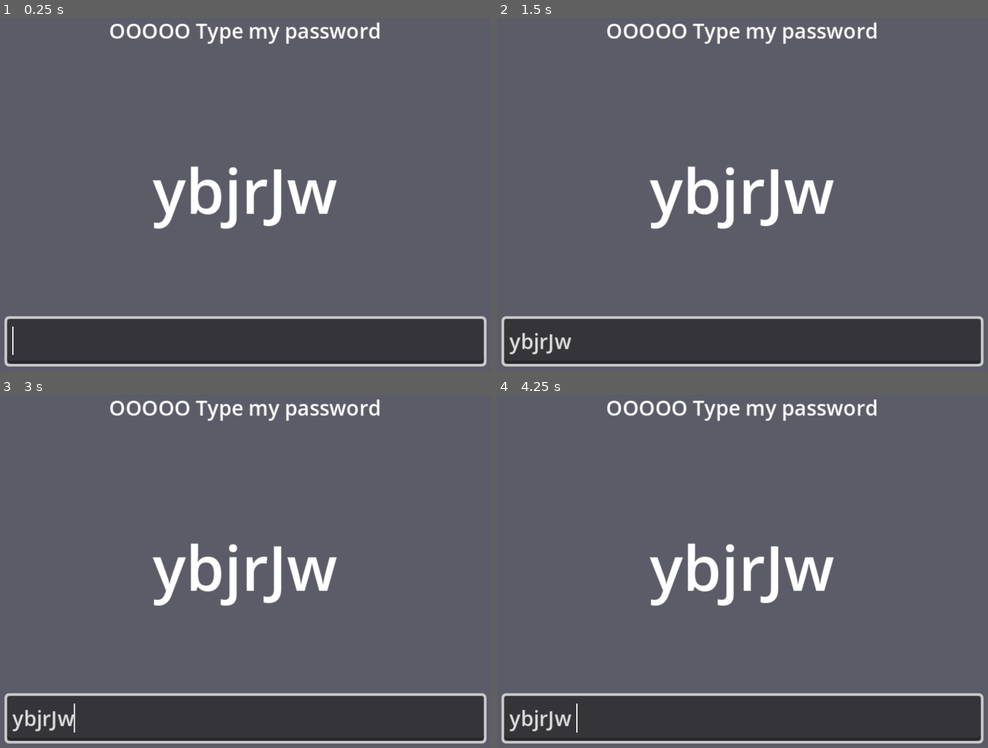
Above: before the commit, frames 1-4 (two rows, left to right).
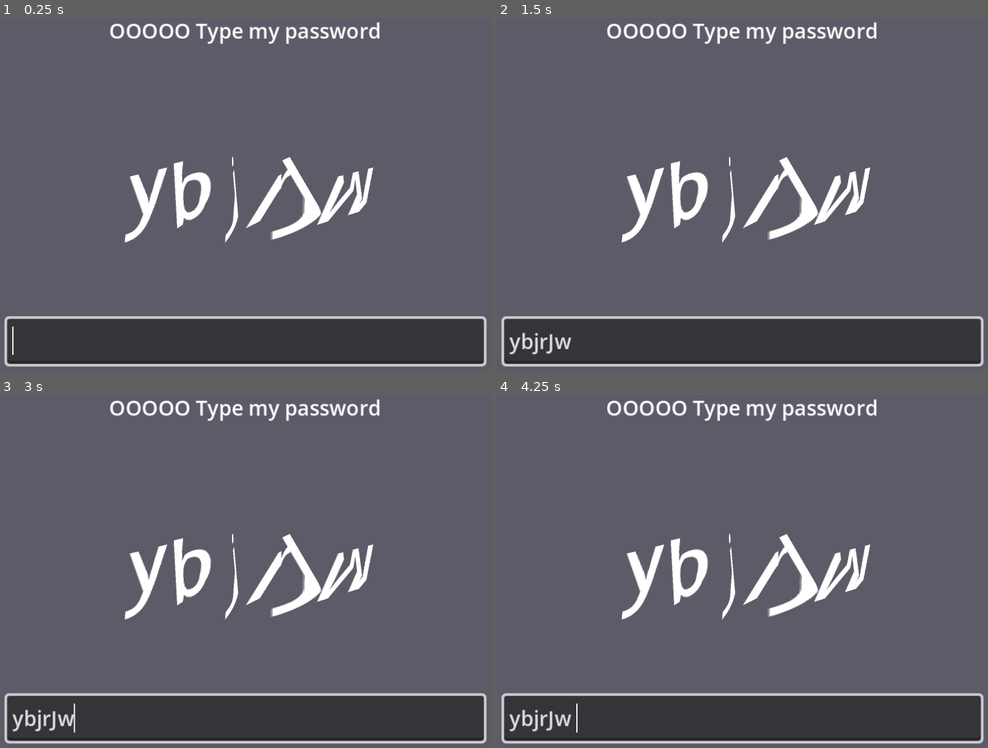
Above: after the commit, the same moments.

Repository: my-koala/UHackathon2025
Game: Godot game, scene res://assets/microgame/password/password.tscn
The game is run twice, just before and just after one commit, with the same random seed, the same clock (stepped at 60 frames per second) and the same inputs. The project has no main scene, so this scene is started directly.
Inputs (mouse positions are in pixels of both pictures, inside the frame that each line leads up to):
- Up to frame 1 (0.25 s): no input
- Up to frame 2 (1.5 s): click (742, 342) at 0.52 s; type "ybjrJw" at 0.6 s; tap Enter at 1.25 s
- Up to frame 3 (3 s): tap Space at 2 s; tap Enter at 2.75 s
- Up to frame 4 (4.25 s): tap Space at 3.5 s

The runs differ from the first frame. In frame 1, 4.2% of the frame differs, in the area x 25-76%, y 39-64%; in frame 2, 4.2%; in frame 3, 4.2%; in frame 4, 4.2%.

Commit message:
text distort

Diff:
--- a/assets/microgame/password/password.tscn
+++ b/assets/microgame/password/password.tscn
@@ -1,8 +1,19 @@
-[gd_scene load_steps=3 format=3 uid="uid://vmtxgpx5i7lx"]
+[gd_scene load_steps=6 format=3 uid="uid://vmtxgpx5i7lx"]
 
 [ext_resource type="Script" uid="uid://dm7iotbesfk15" path="res://scripts/microgame/password/password.gd" id="1_ibdrh"]
+[ext_resource type="Shader" uid="uid://bpdffbbtyguqy" path="res://shaders/distort_text.tres" id="2_x26t2"]
+
+[sub_resource type="ShaderMaterial" id="ShaderMaterial_x26t2"]
+shader = ExtResource("2_x26t2")
+shader_parameter/XStrength = 1.42
+shader_parameter/XWidthStrength = -0.038
+shader_parameter/YStrength = 3.5
+
+[sub_resource type="FontVariation" id="FontVariation_x26t2"]
+spacing_glyph = 8
 
 [sub_resource type="LabelSettings" id="LabelSettings_ibdrh"]
+font = SubResource("FontVariation_x26t2")
 font_size = 48
 
 [node name="password" type="Control"]
@@ -30,6 +41,8 @@
 horizontal_alignment = 1
 
 [node name="label2" type="Label" parent="."]
+texture_filter = 5
+material = SubResource("ShaderMaterial_x26t2")
 layout_mode = 1
 anchors_preset = 15
 anchor_right = 1.0
--- /dev/null
+++ b/shaders/distort_text.tres
@@ -0,0 +1,318 @@
+[gd_resource type="VisualShader" load_steps=31 format=3 uid="uid://bpdffbbtyguqy"]
+
+[sub_resource type="VisualShaderNodeInput" id="VisualShaderNodeInput_tlksv"]
+input_name = "instance_id"
+
+[sub_resource type="VisualShaderNodeInput" id="VisualShaderNodeInput_u65hx"]
+input_name = "vertex"
+
+[sub_resource type="VisualShaderNodeInput" id="VisualShaderNodeInput_b8vt1"]
+input_name = "vertex_id"
+
+[sub_resource type="VisualShaderNodeRandomRange" id="VisualShaderNodeRandomRange_sgltp"]
+default_input_values = [0, Vector3(1, 1, 1), 1, -1.0, 2, 1.0]
+
+[sub_resource type="VisualShaderNodeFloatOp" id="VisualShaderNodeFloatOp_mqpos"]
+operator = 2
+
+[sub_resource type="VisualShaderNodeRandomRange" id="VisualShaderNodeRandomRange_efyp2"]
+
+[sub_resource type="VisualShaderNodeRandomRange" id="VisualShaderNodeRandomRange_khc1r"]
+
+[sub_resource type="VisualShaderNodeRandomRange" id="VisualShaderNodeRandomRange_7ighr"]
+default_input_values = [0, Vector3(1, 1, 1), 1, -1.0, 2, 1.0]
+
+[sub_resource type="VisualShaderNodeFloatOp" id="VisualShaderNodeFloatOp_51pbx"]
+operator = 2
+
+[sub_resource type="VisualShaderNodeFloatOp" id="VisualShaderNodeFloatOp_msnor"]
+default_input_values = [0, 0.0, 1, 23232.0]
+
+[sub_resource type="VisualShaderNodeInput" id="VisualShaderNodeInput_5xwry"]
+input_name = "instance_id"
+
+[sub_resource type="VisualShaderNodeInput" id="VisualShaderNodeInput_ux00e"]
+input_name = "vertex_id"
+
+[sub_resource type="VisualShaderNodeFloatOp" id="VisualShaderNodeFloatOp_4e1oe"]
+default_input_values = [0, 0.0, 1, 669.0]
+
+[sub_resource type="VisualShaderNodeFloatOp" id="VisualShaderNodeFloatOp_kv5dr"]
+operator = 2
+
+[sub_resource type="VisualShaderNodeFloatParameter" id="VisualShaderNodeFloatParameter_clhpm"]
+parameter_name = "YStrength"
+
+[sub_resource type="VisualShaderNodeFloatOp" id="VisualShaderNodeFloatOp_yfifk"]
+
+[sub_resource type="VisualShaderNodeRandomRange" id="VisualShaderNodeRandomRange_20uqa"]
+default_input_values = [0, Vector3(1, 1, 1), 1, -1.0, 2, 1.0]
+
+[sub_resource type="VisualShaderNodeFloatOp" id="VisualShaderNodeFloatOp_puly4"]
+default_input_values = [0, 1.0, 1, 0.0]
+
+[sub_resource type="VisualShaderNodeFloatOp" id="VisualShaderNodeFloatOp_uef0t"]
+operator = 2
+
+[sub_resource type="VisualShaderNodeFloatOp" id="VisualShaderNodeFloatOp_wfdbv"]
+default_input_values = [0, 0.0, 1, 0.02]
+operator = 2
+
+[sub_resource type="VisualShaderNodeRandomRange" id="VisualShaderNodeRandomRange_n82uk"]
+default_input_values = [0, Vector3(1, 1, 1), 1, -1.0, 2, 1.0]
+
+[sub_resource type="VisualShaderNodeFloatOp" id="VisualShaderNodeFloatOp_wcr6e"]
+default_input_values = [0, 1.0, 1, 0.0]
+
+[sub_resource type="VisualShaderNodeFloatOp" id="VisualShaderNodeFloatOp_m8jwk"]
+operator = 2
+
+[sub_resource type="VisualShaderNodeFloatParameter" id="VisualShaderNodeFloatParameter_u65hx"]
+parameter_name = "XWidthStrength"
+
+[sub_resource type="VisualShaderNodeFloatOp" id="VisualShaderNodeFloatOp_tlksv"]
+operator = 2
+
+[sub_resource type="VisualShaderNodeVectorDecompose" id="VisualShaderNodeVectorDecompose_sgltp"]
+default_input_values = [0, Vector2(0, 0)]
+op_type = 0
+
+[sub_resource type="VisualShaderNodeFloatOp" id="VisualShaderNodeFloatOp_8a3pb"]
+
+[sub_resource type="VisualShaderNodeVectorCompose" id="VisualShaderNodeVectorCompose_mqpos"]
+op_type = 0
+
+[sub_resource type="VisualShaderNodeFloatOp" id="VisualShaderNodeFloatOp_u65hx"]
+operator = 2
+
+[sub_resource type="VisualShaderNodeFloatParameter" id="VisualShaderNodeFloatParameter_tlksv"]
+parameter_name = "XStrength"
+
+[resource]
+code = "shader_type canvas_item;
+render_mode blend_mix;
+
+uniform float XStrength;
+uniform float XWidthStrength;
+uniform float YStrength;
+
+
+
+
+// 3D Noise with friendly permission by Inigo Quilez
+vec3 hash_noise_range( vec3 p ) {
+	p *= mat3(vec3(127.1, 311.7, -53.7), vec3(269.5, 183.3, 77.1), vec3(-301.7, 27.3, 215.3));
+	return 2.0 * fract(fract(p)*4375.55) -1.;
+}
+
+
+void vertex() {
+// Input:2
+	vec2 n_out2p0 = VERTEX;
+
+
+// VectorDecompose:5
+	float n_out5p0 = n_out2p0.x;
+	float n_out5p1 = n_out2p0.y;
+
+
+// Input:17
+	int n_out17p0 = INSTANCE_ID;
+
+
+// RandomRange:21
+	float n_in21p1 = -1.00000;
+	float n_in21p2 = 1.00000;
+	float n_out21p0 = mix(n_in21p1, n_in21p2, hash_noise_range(vec3(float(n_out17p0))).x);
+
+
+// Input:20
+	int n_out20p0 = VERTEX_ID;
+
+
+// RandomRange:23
+	float n_in23p1 = 0.00000;
+	float n_in23p2 = 1.00000;
+	float n_out23p0 = mix(n_in23p1, n_in23p2, hash_noise_range(vec3(float(n_out20p0))).x);
+
+
+// FloatOp:22
+	float n_out22p0 = n_out21p0 * n_out23p0;
+
+
+// FloatParameter:9
+	float n_out9p0 = XStrength;
+
+
+// FloatOp:8
+	float n_out8p0 = n_out22p0 * n_out9p0;
+
+
+// FloatOp:6
+	float n_out6p0 = n_out5p0 + n_out8p0;
+
+
+// RandomRange:38
+	float n_in38p1 = -1.00000;
+	float n_in38p2 = 1.00000;
+	float n_out38p0 = mix(n_in38p1, n_in38p2, hash_noise_range(vec3(n_out22p0)).x);
+
+
+// FloatParameter:41
+	float n_out41p0 = XWidthStrength;
+
+
+// FloatOp:42
+	float n_out42p0 = n_out38p0 * n_out41p0;
+
+
+// FloatOp:39
+	float n_in39p0 = 1.00000;
+	float n_out39p0 = n_in39p0 + n_out42p0;
+
+
+// FloatOp:40
+	float n_out40p0 = n_out6p0 * n_out39p0;
+
+
+// FloatParameter:32
+	float n_out32p0 = YStrength;
+
+
+// Input:28
+	int n_out28p0 = INSTANCE_ID;
+
+
+// FloatOp:27
+	float n_in27p1 = 23232.00000;
+	float n_out27p0 = float(n_out28p0) + n_in27p1;
+
+
+// RandomRange:25
+	float n_in25p1 = -1.00000;
+	float n_in25p2 = 1.00000;
+	float n_out25p0 = mix(n_in25p1, n_in25p2, hash_noise_range(vec3(n_out27p0)).x);
+
+
+// Input:29
+	int n_out29p0 = VERTEX_ID;
+
+
+// FloatOp:30
+	float n_in30p1 = 669.00000;
+	float n_out30p0 = float(n_out29p0) + n_in30p1;
+
+
+// RandomRange:24
+	float n_in24p1 = 0.00000;
+	float n_in24p2 = 1.00000;
+	float n_out24p0 = mix(n_in24p1, n_in24p2, hash_noise_range(vec3(n_out30p0)).x);
+
+
+// FloatOp:26
+	float n_out26p0 = n_out25p0 * n_out24p0;
+
+
+// FloatOp:31
+	float n_out31p0 = n_out32p0 * n_out26p0;
+
+
+// FloatOp:33
+	float n_out33p0 = n_out5p1 + n_out31p0;
+
+
+// RandomRange:34
+	float n_in34p1 = -1.00000;
+	float n_in34p2 = 1.00000;
+	float n_out34p0 = mix(n_in34p1, n_in34p2, hash_noise_range(vec3(n_out26p0)).x);
+
+
+// FloatOp:37
+	float n_in37p1 = 0.02000;
+	float n_out37p0 = n_out34p0 * n_in37p1;
+
+
+// FloatOp:35
+	float n_in35p0 = 1.00000;
+	float n_out35p0 = n_in35p0 + n_out37p0;
+
+
+// FloatOp:36
+	float n_out36p0 = n_out33p0 * n_out35p0;
+
+
+// VectorCompose:7
+	vec2 n_out7p0 = vec2(n_out40p0, n_out36p0);
+
+
+// Output:0
+	VERTEX = n_out7p0;
+
+
+}
+"
+graph_offset = Vector2(-239.542, 9.16196)
+mode = 1
+flags/light_only = false
+nodes/vertex/0/position = Vector2(2180, -180)
+nodes/vertex/2/node = SubResource("VisualShaderNodeInput_u65hx")
+nodes/vertex/2/position = Vector2(-520, -20)
+nodes/vertex/5/node = SubResource("VisualShaderNodeVectorDecompose_sgltp")
+nodes/vertex/5/position = Vector2(40, -200)
+nodes/vertex/6/node = SubResource("VisualShaderNodeFloatOp_8a3pb")
+nodes/vertex/6/position = Vector2(426.934, 178.663)
+nodes/vertex/7/node = SubResource("VisualShaderNodeVectorCompose_mqpos")
+nodes/vertex/7/position = Vector2(1600, -320)
+nodes/vertex/8/node = SubResource("VisualShaderNodeFloatOp_u65hx")
+nodes/vertex/8/position = Vector2(80, 700)
+nodes/vertex/9/node = SubResource("VisualShaderNodeFloatParameter_tlksv")
+nodes/vertex/9/position = Vector2(-700, 540)
+nodes/vertex/17/node = SubResource("VisualShaderNodeInput_tlksv")
+nodes/vertex/17/position = Vector2(-2280, 1140)
+nodes/vertex/20/node = SubResource("VisualShaderNodeInput_b8vt1")
+nodes/vertex/20/position = Vector2(-2280, 1520)
+nodes/vertex/21/node = SubResource("VisualShaderNodeRandomRange_sgltp")
+nodes/vertex/21/position = Vector2(-1680, 1100)
+nodes/vertex/22/node = SubResource("VisualShaderNodeFloatOp_mqpos")
+nodes/vertex/22/position = Vector2(-1240, 1420)
+nodes/vertex/23/node = SubResource("VisualShaderNodeRandomRange_efyp2")
+nodes/vertex/23/position = Vector2(-1720, 1560)
+nodes/vertex/24/node = SubResource("VisualShaderNodeRandomRange_khc1r")
+nodes/vertex/24/position = Vector2(1380, 1620)
+nodes/vertex/25/node = SubResource("VisualShaderNodeRandomRange_7ighr")
+nodes/vertex/25/position = Vector2(1420, 1160)
+nodes/vertex/26/node = SubResource("VisualShaderNodeFloatOp_51pbx")
+nodes/vertex/26/position = Vector2(1960, 1280)
+nodes/vertex/27/node = SubResource("VisualShaderNodeFloatOp_msnor")
+nodes/vertex/27/position = Vector2(840, 1260)
+nodes/vertex/28/node = SubResource("VisualShaderNodeInput_5xwry")
+nodes/vertex/28/position = Vector2(140, 1380)
+nodes/vertex/29/node = SubResource("VisualShaderNodeInput_ux00e")
+nodes/vertex/29/position = Vector2(140, 1760)
+nodes/vertex/30/node = SubResource("VisualShaderNodeFloatOp_4e1oe")
+nodes/vertex/30/position = Vector2(840, 1740)
+nodes/vertex/31/node = SubResource("VisualShaderNodeFloatOp_kv5dr")
+nodes/vertex/31/position = Vector2(1360, 660)
+nodes/vertex/32/node = SubResource("VisualShaderNodeFloatParameter_clhpm")
+nodes/vertex/32/position = Vector2(680, 680)
+nodes/vertex/33/node = SubResource("VisualShaderNodeFloatOp_yfifk")
+nodes/vertex/33/position = Vector2(1360, 140)
+nodes/vertex/34/node = SubResource("VisualShaderNodeRandomRange_20uqa")
+nodes/vertex/34/position = Vector2(2600, 1420)
+nodes/vertex/35/node = SubResource("VisualShaderNodeFloatOp_puly4")
+nodes/vertex/35/position = Vector2(2180, 600)
+nodes/vertex/36/node = SubResource("VisualShaderNodeFloatOp_uef0t")
+nodes/vertex/36/position = Vector2(1880, 260)
+nodes/vertex/37/node = SubResource("VisualShaderNodeFloatOp_wfdbv")
+nodes/vertex/37/position = Vector2(2866.56, 1067.58)
+nodes/vertex/38/node = SubResource("VisualShaderNodeRandomRange_n82uk")
+nodes/vertex/38/position = Vector2(-600, 1060)
+nodes/vertex/39/node = SubResource("VisualShaderNodeFloatOp_wcr6e")
+nodes/vertex/39/position = Vector2(60, 1040)
+nodes/vertex/40/node = SubResource("VisualShaderNodeFloatOp_m8jwk")
+nodes/vertex/40/position = Vector2(880, 240)
+nodes/vertex/41/node = SubResource("VisualShaderNodeFloatParameter_u65hx")
+nodes/vertex/41/position = Vector2(-1940, 280)
+nodes/vertex/42/node = SubResource("VisualShaderNodeFloatOp_tlksv")
+nodes/vertex/42/position = Vector2(-1320, 340)
+nodes/vertex/connections = PackedInt32Array(5, 0, 6, 0, 9, 0, 8, 1, 8, 0, 6, 1, 7, 0, 0, 0, 2, 0, 5, 0, 17, 0, 21, 0, 20, 0, 23, 0, 23, 0, 22, 1, 21, 0, 22, 0, 22, 0, 8, 0, 24, 0, 26, 1, 25, 0, 26, 0, 28, 0, 27, 0, 29, 0, 30, 0, 30, 0, 24, 0, 27, 0, 25, 0, 26, 0, 31, 1, 32, 0, 31, 0, 5, 1, 33, 0, 31, 0, 33, 1, 26, 0, 34, 0, 35, 0, 36, 1, 33, 0, 36, 0, 36, 0, 7, 1, 34, 0, 37, 0, 37, 0, 35, 1, 22, 0, 38, 0, 6, 0, 40, 0, 40, 0, 7, 0, 41, 0, 42, 1, 38, 0, 42, 0, 42, 0, 39, 1, 39, 0, 40, 1)
--- a/shaders/noise.tres
+++ b/shaders/noise.tres
@@ -126,7 +126,7 @@
 
 }
 "
-graph_offset = Vector2(-24.0808, 2.59097)
+graph_offset = Vector2(-278.081, -4.40903)
 mode = 1
 flags/light_only = false
 nodes/fragment/0/position = Vector2(1380, 900)
